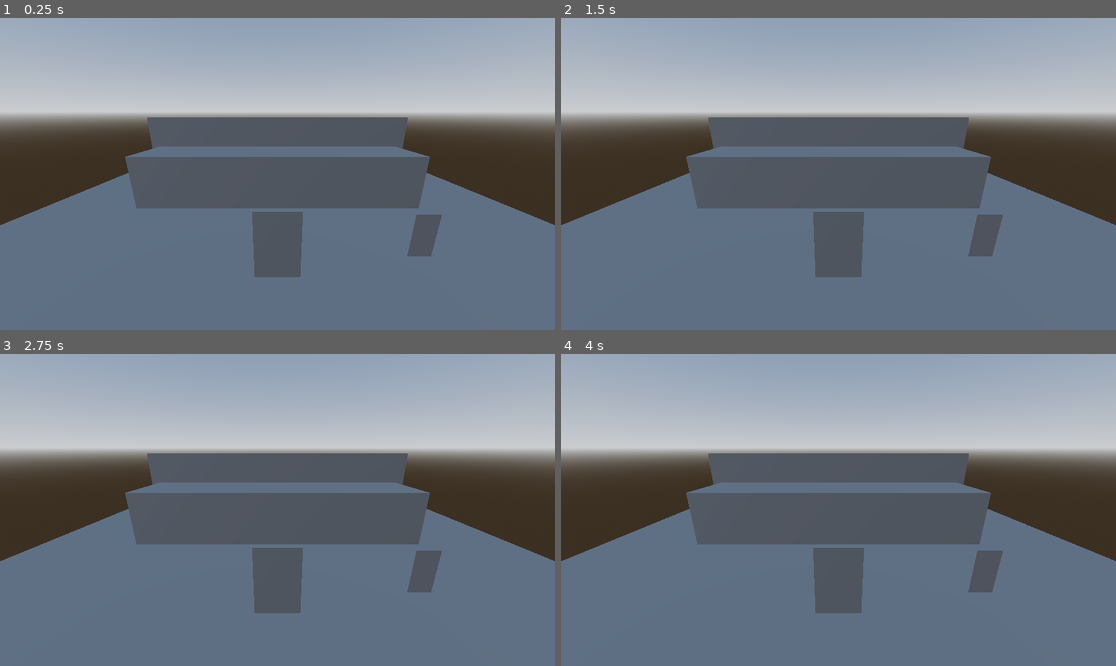
Above: before the commit, frames 1-4 (two rows, left to right).
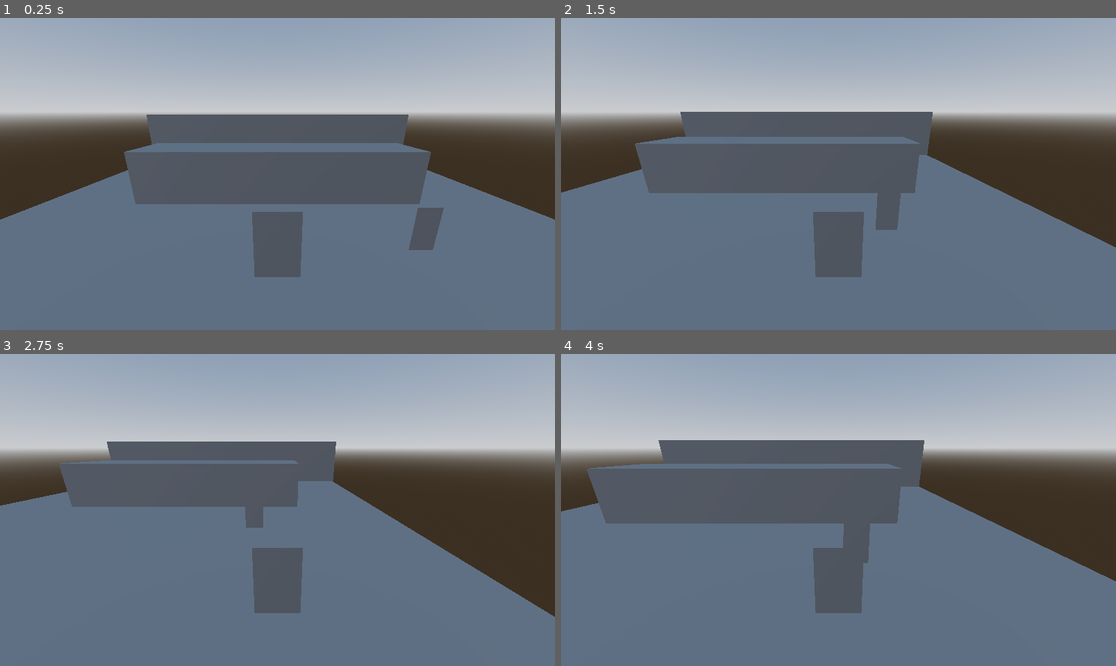
Above: after the commit, the same moments.

Repository: Outer-Guy/Manu-T1
Game: Godot game, scene res://escenas/mundo_principal.tscn
The game is run twice, just before and just after one commit, with the same random seed, the same clock (stepped at 60 frames per second) and the same inputs.
Inputs (mouse positions are in pixels of both pictures, inside the frame that each line leads up to):
- Up to frame 1 (0.25 s): no input
- Up to frame 2 (1.5 s): tap Enter (ui_accept) at 0.5, 0.77 s; move the mouse to (960, 158) at 0.52 s; hold Right (ui_right) 0.53-1.28 s; click (960, 158) at 0.6 s; move the mouse to (727, 189) at 1.27 s; hold Down (ui_down) from 1.28 s (still down); click (727, 189) at 1.35 s
- Up to frame 3 (2.75 s): tap Enter (ui_accept) at 1.52 s; move the mouse to (333, 441) at 2.02 s; release Down (ui_down) at 2.03 s; hold Right (ui_right) from 2.03 s (still down); click (333, 441) at 2.1 s
- Up to frame 4 (4 s): move the mouse to (810, 572) at 2.77 s; release Right (ui_right) at 2.78 s; hold Up (ui_up) 2.78-3.53 s; click (810, 572) at 2.85 s; tap Enter (ui_accept) at 3.02, 3.77 s; move the mouse to (1005, 556) at 3.52 s; hold Left (ui_left) from 3.53 s (still down); click (1005, 556) at 3.6 s

The runs differ from the first frame. In frame 1, 3.4% of the frame differs, in the area x 0-100%, y 30-77%; in frame 2, 13%; in frame 3, 20%, in the area x 0-100%, y 28-85%; in frame 4, 16%.
Error before the commit: Parse Error: Mixed use of tabs and spaces for indentation. (res://scrips/jugador.gd:28)
Error after the commit: Invalid call. Nonexistent function 'apend' in base 'Array[Node3D]'. (res://escenas/hurtbox.gd:11)

Commit message:
arrreglar bugs (attack, movimiento)

Diff:
--- a/escenas/enemigo.tscn
+++ b/escenas/enemigo.tscn
@@ -14,10 +14,10 @@
 		velocity += get_gravity() * delta
 
 	var currentLocation = global_transform.origin
-	var nexLocation = navAgent.get_next_path_position()
-	var nextVelocity = (nexLocation-currentLocation).normalized() *SPEED
+	#var nexLocation = navAgent.get_next_path_position()
+	#var nextVelocity = (nexLocation-currentLocation).normalized() *SPEED
 
-	velocity=velocity.move_toward(nextVelocity,0.2)
+	#velocity=velocity.move_toward(nextVelocity,0.2)
 
 
 	move_and_slide()
--- a/escenas/hurtbox.gd
+++ b/escenas/hurtbox.gd
@@ -8,17 +8,17 @@
 
 static func _new_hurt_box(new_position : Vector3, body: Node3D, new_lifetime : float) -> Node3D:
 	var new_hurtbox : Node3D = hurtboxScene.instantiate()
-sd	new_hurtbox.ListaIgnorar.apend(body)
+	new_hurtbox.ListaIgnorar.apend(body)
 	new_hurtbox.position = new_position
 	new_hurtbox.lifetime = new_lifetime
 
 	print("spawn: ", new_position)
 	return new_hurtbox
 
-	func _psysics_process(delta: float) -> void:
+func _psysics_process(delta: float) -> void:
 		lifetime -= delta
 		if lifetime <= 0:
-		queve_free()
+			queue_free()
 
 func _on_body_entered(body: Node3D) -> void:
 	for node in ListaIgnorar:
--- a/scrips/jugador.gd
+++ b/scrips/jugador.gd
@@ -26,5 +26,5 @@
 	move_and_slide()
 
 func attack():
-	 var new_hurtbox := hurtbox._new_hurt_box(position,self,0.1)
+	var new_hurtbox := hurtbox._new_hurt_box(position,self,0.1)
 	get_tree().root.add_child(new_hurtbox)
